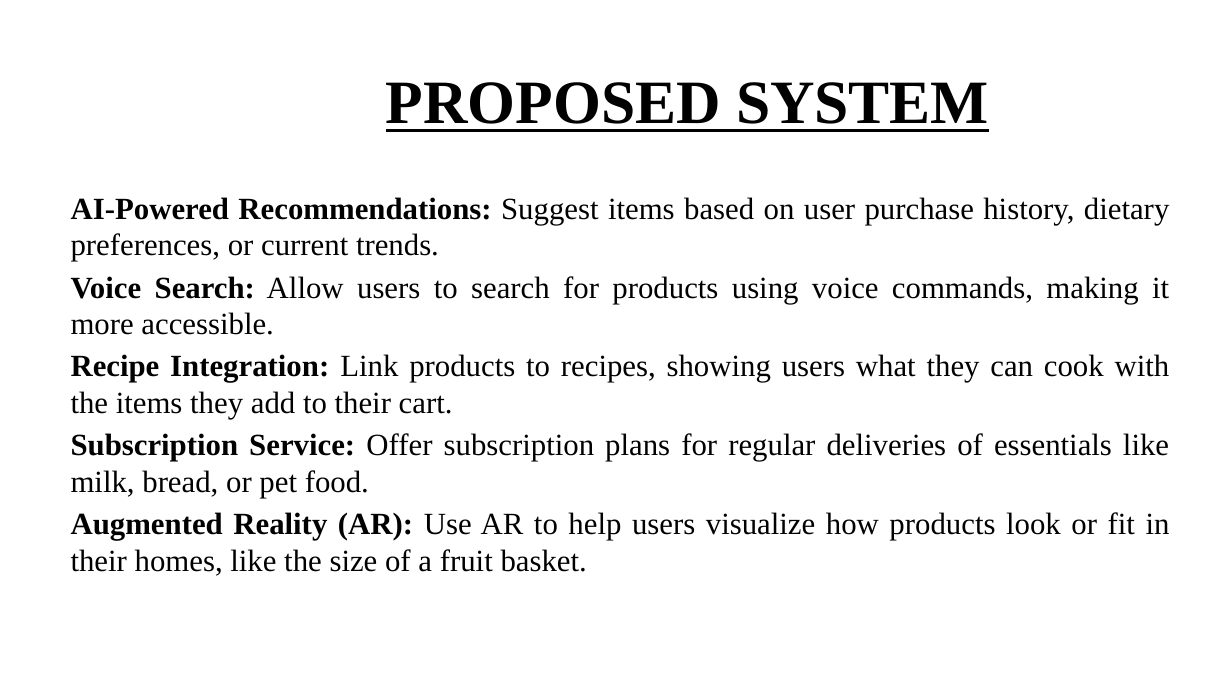
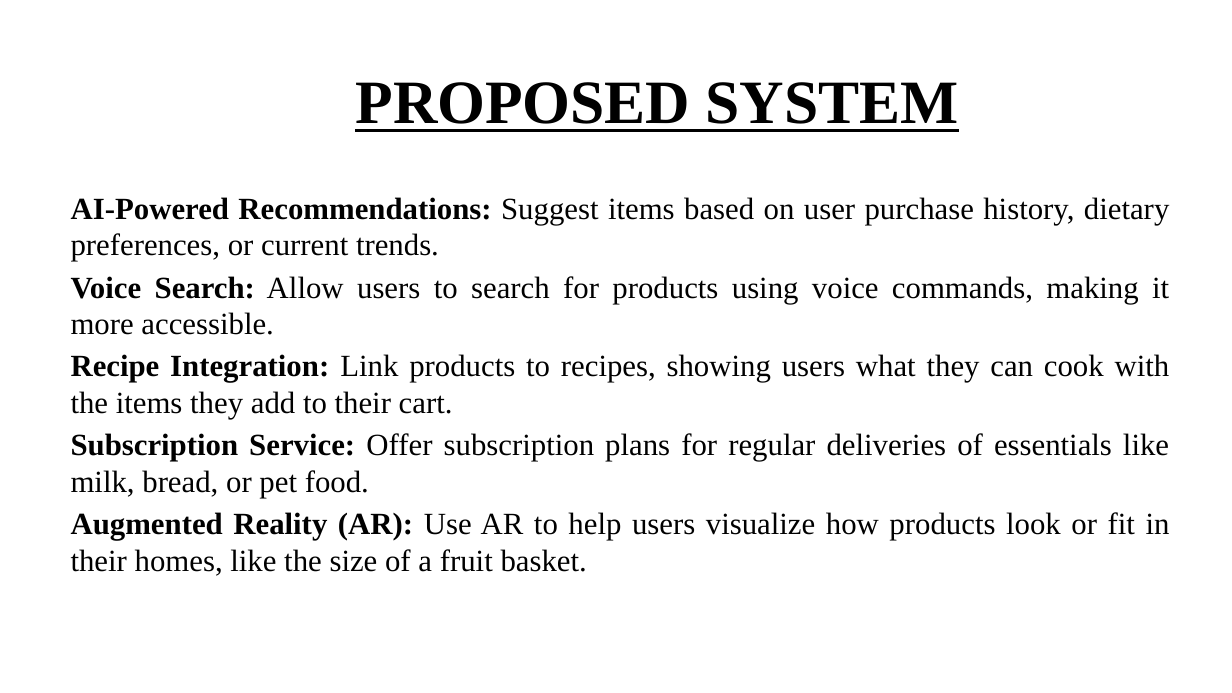
Before and after one commit to saisakthivel/MongoDB_MERNstack, a slide deck: slide 6 of GROCERY WEB APP 1.pptx. Drawn at 1232x693 pixels with LibreOffice and Linux fonts; fonts in the diff are those of the drawing. Boxes give left, top, right and bottom in pixels: in the first picture for what was removed or moved away, otherwise in the second. Text is boxed around its words. In the diff, an @@ line names an element or a change of style, - is before the commit and + after.

```diff
--- a/GROCERY WEB APP 1.pptx
+++ b/GROCERY WEB APP 1.pptx
@@ title "PROPOSED SYSTEM" moved from (x1=386, y1=82, x2=989, y2=132) to (x1=355, y1=82, x2=959, y2=132) @@
```
Also in this commit, not shown: 4 other slides changed.
